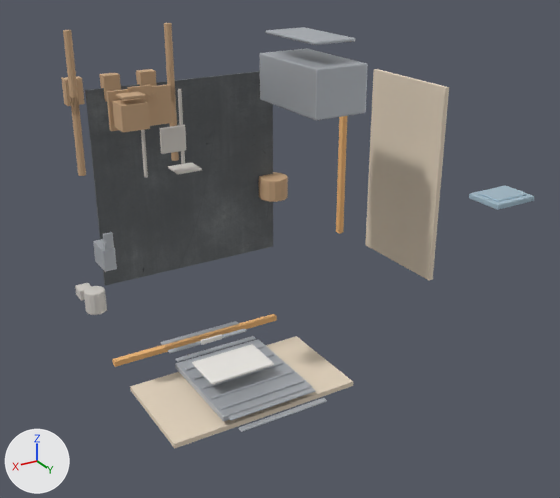
Before and after pictures for a commit that changed the glTF model unity/Assets/Art/EarlyGame/cc0-garage-kit/garage-interior-room-kit.glb.
Both versions are drawn from a 50 mm lens placed at (5.16, 7.11, 4.48), pointed at (1.75, 1.43, 1.65). Arrows for +X, +Y and +Z are at lower left; the lights stay in place. The picture after the commit comes second. Vertices at exactly the same position are counted once.

Names of what the first picture shows: 'kit_floor', 'kit_roll_door', 'kit_trim_back', 'kit_trim_left', 'kit_wall_back', 'kit_wall_left', 'kit_window', 'prop_cable_spool', 'prop_coffee_drip', 'prop_crt_tower', 'prop_desk_crt', 'prop_folding_chair', 'prop_server_closet', 'prop_whiteboard'.
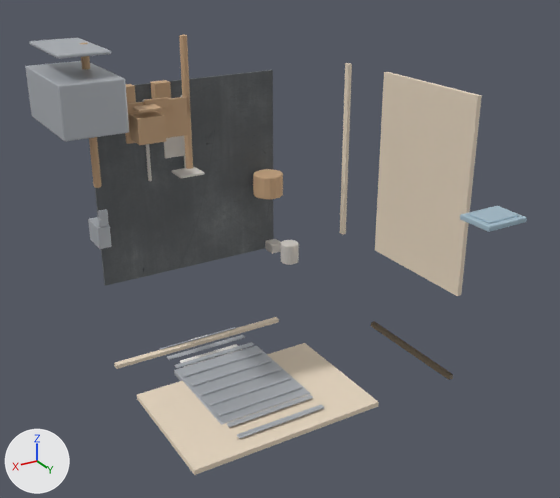
Changed parts and their boxes [x1, y1, x2, y2] in the pictures (560 x 498 px):
'kit_wall_left', reshaped
    before: [365, 69, 449, 280]
    after: [340, 63, 482, 296]
'prop_server_closet', moved
    before: [260, 27, 368, 120]
    after: [25, 38, 129, 141]
'kit_wall_back', reshaped (52% wider, 39% taller)
    before: [130, 336, 353, 449]
    after: [114, 317, 453, 475]
'kit_roll_door', moved
    before: [161, 321, 327, 432]
    after: [160, 327, 324, 439]
'prop_desk_crt', moved
    before: [61, 23, 179, 176]
    after: [80, 35, 193, 188]
'prop_whiteboard', moved
    before: [192, 334, 274, 385]
    after: [180, 335, 242, 367]
'kit_window', moved
    before: [469, 185, 534, 210]
    after: [460, 206, 527, 232]
'prop_folding_chair', moved
    before: [141, 89, 202, 178]
    after: [143, 95, 205, 181]
'prop_coffee_drip', moved
    before: [75, 283, 107, 315]
    after: [265, 239, 299, 265]
'kit_trim_back', deleted
    before: [112, 314, 277, 367]
'prop_crt_tower', moved
    before: [93, 232, 117, 272]
    after: [88, 209, 112, 249]
'prop_cable_spool', moved
    before: [259, 172, 288, 202]
    after: [253, 169, 283, 199]
'kit_trim_left', deleted (orange)
    before: [336, 116, 347, 234]

Patch to the scene script:
```diff
--- a/unity/Assets/Art/EarlyGame/cc0-garage-kit/garage-interior-room-kit.glb.py
+++ b/unity/Assets/Art/EarlyGame/cc0-garage-kit/garage-interior-room-kit.glb.py
@@ me_cube_001 @@
 # used by ob_kit_wall_back; location = (0.0, 0.0, 0.0)
-me_cube_001.from_pydata(...)  # 8 vertices, 12 faces; spans x 1.0..3.0, y 0.55..1.65, z 0.03..0.08
+me_cube_001.from_pydata(...)  # 24 vertices, 36 faces; spans x 0.03..3.0, y 0.08..2.08, z 0.03..0.11
+# me_cube_001 part 1: the whole mesh is rebuilt
 me_cube_001.materials.append(mat_m_kit_wall_back_wall_001)
@@ me_cube_002 @@
 # used by ob_kit_wall_left; location = (0.0, 0.0, 0.0)
-me_cube_002.from_pydata(...)  # 8 vertices, 12 faces; spans x 0.03..0.08, y 0.55..1.65, z 1.0..3.0
+me_cube_002.from_pydata(...)  # 24 vertices, 36 faces; spans x 0.03..0.11, y 0.08..2.08, z 0.03..3.0
+# me_cube_002 part 2: the whole mesh is rebuilt
 me_cube_002.materials.append(mat_m_kit_wall_left_wall_001)
@@ ob_kit_trim_back @@
-ob_kit_trim_back = bpy.data.objects.new('kit_trim_back', me_cube_003)
-ob_kit_trim_back.location = (0.0, 0.0, 0.0)
@@ ob_kit_trim_left @@
-ob_kit_trim_left = bpy.data.objects.new('kit_trim_left', me_cube_004)
-ob_kit_trim_left.location = (0.0, 0.0, 0.0)
@@ ob_kit_roll_door @@
 ob_kit_roll_door = bpy.data.objects.new('kit_roll_door', me_cube_005)
-ob_kit_roll_door.location = (2.0, 0.0, 0.16)
+ob_kit_roll_door.location = (2.0, -0.04, 0.06)
@@ ob_kit_window @@
 ob_kit_window = bpy.data.objects.new('kit_window', me_cube_006)
-ob_kit_window.location = (0.14, 1.05, 2.2)
+ob_kit_window.location = (0.345, 1.17, 2.08)
@@ ob_prop_desk_crt @@
 ob_prop_desk_crt = bpy.data.objects.new('prop_desk_crt', me_cube_007)
-ob_prop_desk_crt.location = (2.75, 0.0, 2.95)
+ob_prop_desk_crt.location = (2.65, 0.105, 2.85)
@@ ob_prop_folding_chair @@
 ob_prop_folding_chair = bpy.data.objects.new('prop_folding_chair', me_cube_008)
-ob_prop_folding_chair.location = (2.35, 0.0, 2.55)
+ob_prop_folding_chair.location = (2.25, -0.162, 2.45)
@@ ob_prop_crt_tower @@
 ob_prop_crt_tower = bpy.data.objects.new('prop_crt_tower', me_cube_009)
-ob_prop_crt_tower.location = (3.05, 0.0, 1.45)
+ob_prop_crt_tower.location = (3.05, -0.095, 1.65)
@@ ob_prop_server_closet @@
 ob_prop_server_closet = bpy.data.objects.new('prop_server_closet', me_cube_010)
-ob_prop_server_closet.location = (1.15, 0.0, 3.05)
+ob_prop_server_closet.location = (3.25, -0.45, 3.05)
@@ ob_prop_whiteboard @@
 ob_prop_whiteboard = bpy.data.objects.new('prop_whiteboard', me_cube_011)
-ob_prop_whiteboard.location = (2.1, 0.0, 0.35)
+ob_prop_whiteboard.location = (2.0, -0.56, 0.043)
@@ ob_prop_cable_spool @@
 ob_prop_cable_spool = bpy.data.objects.new('prop_cable_spool', me_cylinder)
-ob_prop_cable_spool.location = (1.05, 0.0, 1.75)
+ob_prop_cable_spool.location = (1.2, 0.15, 1.85)
@@ ob_prop_coffee_drip @@
 ob_prop_coffee_drip = bpy.data.objects.new('prop_coffee_drip', me_cube_012)
-ob_prop_coffee_drip.location = (3.25, 0.0, 1.05)
+ob_prop_coffee_drip.location = (1.05, -0.03, 1.05)
```
